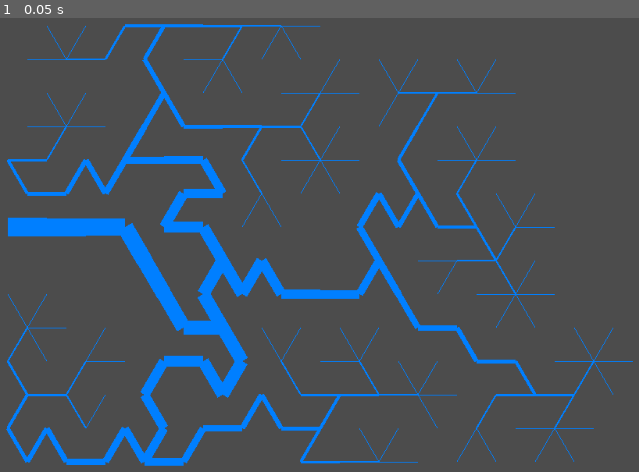
Above: before the commit, frame 1.
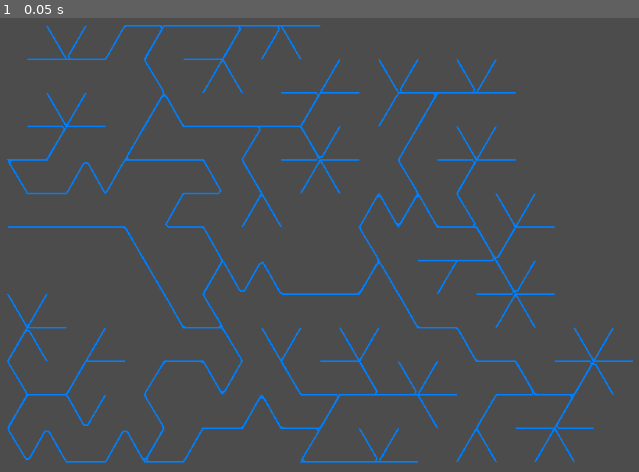
Above: after the commit, the same moment.

Repository: MichaelReel/2DMapGen
Game: Godot game, scene res://TrigridRivers.tscn
Same seed, same stepped clock (60 frames per second), same inputs: the game is played once before the commit and once after it. This scene is started directly instead of the project's main scene.
Inputs:
- Up to frame 1 (0.05 s): no input

The runs differ from the first frame. In frame 1, 8.7% of the frame differs, in the area x 0-100%, y 1-99%.

Commit message:
Testing the properties of the Curve2D. Doesn't really do what I want.

Diff:
--- a/TrigridRivers.gd
+++ b/TrigridRivers.gd
@@ -111,13 +111,51 @@
 					canvas.draw_line(point.pos, conn.pos, color, 0.5)
 
 	func draw_flows(canvas : CanvasItem, color : Color):
+
 		for source in sources:
-#			canvas.draw_circle(source.pos, 3.0, color)
-			var point : TriPoint = source
-			while (point.downstream != null and not point.drawn):
-				canvas.draw_line(point.pos, point.downstream.pos, color, point.depth)
-				point.drawn = true
+			var curve := Curve2D.new()
+			var point = source
+#		var curve := Curve2D.new()
+#		var point = sources[0]
+			var control_out : Vector2 = point.downstream.pos - point.pos
+			var control_in : Vector2 = Vector2()
+			while (point.downstream != null):
+				curve.add_point(point.pos, control_in, control_out)
+				if point.downstream == point:
+					break
+				control_in = -control_out
+				control_out = (point.downstream.pos - point.pos) / TRI_SIDE
 				point = point.downstream
+			canvas.draw_polyline(curve.get_baked_points(), color, 2.0)
+
+#		for source in sources:
+#			var curve := Curve2D.new()
+#			var point = source
+#			while (point.downstream != null):
+#				curve.add_point(point.pos)
+#				if point.downstream == point:
+#					break
+#				point = point.downstream
+#			canvas.draw_polyline(curve.get_baked_points(), color, 2.0)
+
+#		var point = sources[0]
+#		while (point.downstream != null):
+#			canvas.draw_line(point.pos, point.downstream.pos, color, point.depth)
+#			point.drawn = true
+#			if point.downstream == point:
+#				break
+#			point = point.downstream
+
+
+#		for source in sources:
+##			canvas.draw_circle(source.pos, 3.0, color)
+#			var point : TriPoint = source
+#			while (point.downstream != null and not point.drawn):
+#				canvas.draw_line(point.pos, point.downstream.pos, color, point.depth)
+#				point.drawn = true
+#				if point.downstream == point:
+#					break
+#				point = point.downstream
 
 
 func _ready():
